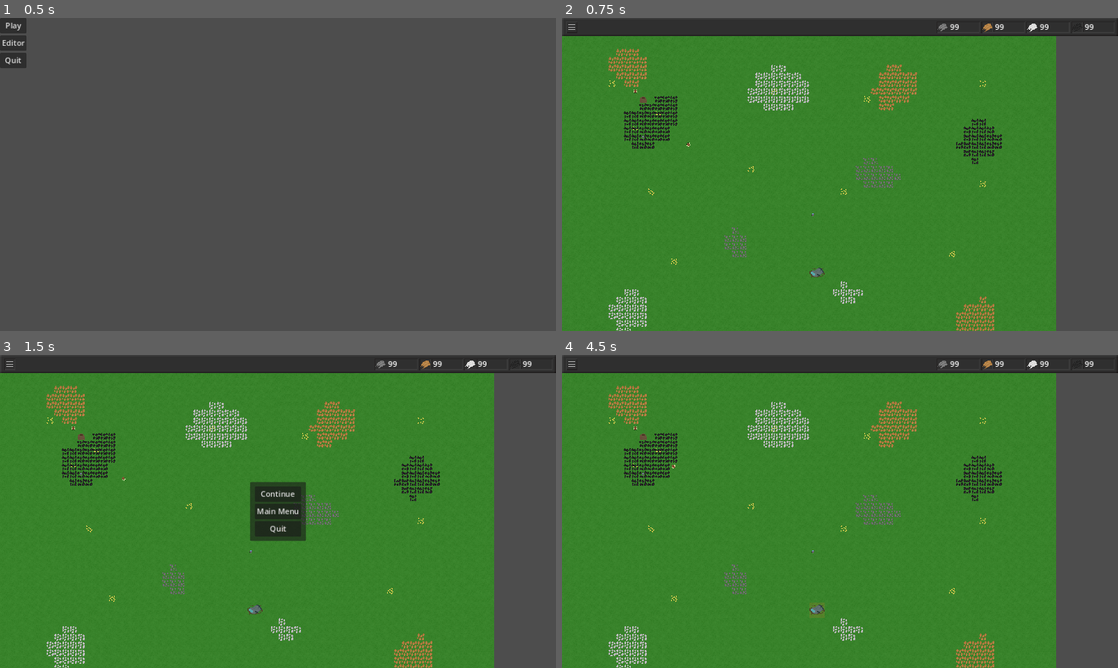
Above: before the commit, frames 1-4 (two rows, left to right).
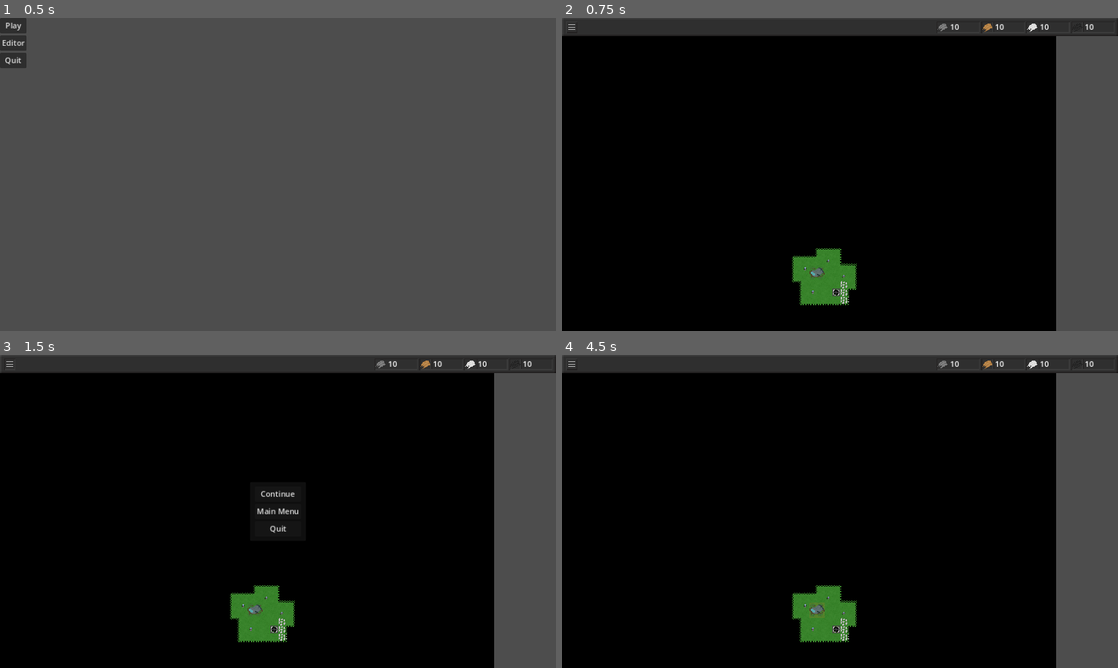
Above: after the commit, the same moments.

Repository: wssuomi/pirate-jam-14
Game: Godot game, scene res://scenes/main_menu.tscn
Same seed, same stepped clock (60 frames per second), same inputs: the game is played once before the commit and once after it.
Inputs (mouse positions are in pixels of both pictures, inside the frame that each line leads up to):
- Up to frame 1 (0.5 s): no input
- Up to frame 2 (0.75 s): click "Play" at 0.5 s
- Up to frame 3 (1.5 s): click (11, 364) at 1.25 s
- Up to frame 4 (4.5 s): click "Continue" at 2 s; tap Enter at 2.75, 4.25 s; move the mouse to (962, 495) at 2.77 s; hold Right mouse button (erase_tile) 2.78-3.53 s; click (962, 495) at 2.92 s; tap Space at 3.5 s; move the mouse to (728, 527) at 3.52 s; click (728, 527) at 3.6 s; move the mouse to (895, 442) at 4.27 s; hold Middle mouse button (move_camera) from 4.28 s (still down); click (895, 442) at 4.42 s

Frame 1 is identical in both runs. In frame 2, 82% of the frame differs, in the area x 0-96%, y 2-100%; in frame 3, 81%; in frame 4, 82%.

Commit message:
updated map

Diff:
--- a/levels/map.csv
+++ b/levels/map.csv
@@ -1,3 +1,3 @@
 0,0,1,0;1,0,3,0;2,0,3,0;3,0,0,0;4,0,3,0;5,0,1,0;6,0,3,0;7,0,2,0;8,0,1,0;9,0,0,0;10,0,2,0;11,0,0,0;12,0,2,0;13,0,0,0;14, …(39560 unchanged characters)…
-6,8,4,1;54,8,4,1;27,9,4,1;39,10,4,1;12,12,4,1;9,14,4,1;24,19,4,1;54,21,4,1;11,22,4,1;36,22,4,1;50,30,4,1;14,31,4,1;50,43,4,1;7,44,4,1;18,50,4,1;39,51,4,1;9,52,4,1;58,54,4,1;51,55,4,1;9,58,4,1;24,60,4,1;14,61,4,1;50,61,4,1
-7,4,5,2;8,4,5,2;9,4,5,2;6,5,5,2;7,5,5,2;8,5,5,2;9,5,5,2;10,5 …(1355 unchanged characters)… 39,21,4,2;40,21,4,2;41,21,4,2;42,21,4,2;22,27,4,2;21,28,4,2;22,28,4,2;23,28,4,2;21,29,4,2;22,29,4,2;23,29,4,2;22,30,4,2;23,30,4,2;36,34,7,2;8,35,7,2;9,35,7,2;35,35,7,2;36,35,7,2;37,35,7,2;38,35,7,2;7,36,7,2;8,36,7,2;9,36,7,2;10,36,7,2;36,36,7,2;37,36,7,2;54,36,5,2;6,37,7,2;7,37,7,2;8,37,7,2;9,37,7,2;10,37,7,2;52,37,5,2;53,37,5,2;54,37,5,2;55,37,5,2;6,38,7,2;7,38,7,2;8,38,7,2;9,38,7,2;10,38,7,2;51,38,5,2;52,38,5,2;53,38,5,2;54,38,5,2;55,38,5,2;7,39,7,2;8,39,7,2;9,39,7,2;10,39,7,2;51,39,5,2;52,39,5,2;53,39,5,2;54,39,5 …(1360 unchanged characters)…
+6,8,4,1;54,8,4,1;27,9,4,1;39,10,4,1;12,12,4,1;9,14,4,1;24,19,4,1;54,21,4,1;11,22,4,1;36,22,4,1;50,30,4,1;14,31,4,1;32,32,4,0;33,32,4,0;32,33,4,0;33,33,4,0;50,43,4,1;7,44,4,1;18,50,4,1;39,51,4,1;9,52,4,1;58,54,4,1;51,55,4,1;9,58,4,1;24,60,4,1;14,61,4,1;50,61,4,1
+7,4,5,2;8,4,5,2;9,4,5,2;6,5,5,2;7,5,5,2;8,5,5,2;9,5,5,2;10,5 …(1355 unchanged characters)… 39,21,4,2;40,21,4,2;41,21,4,2;42,21,4,2;35,27,5,2;36,27,5,2;37,27,5,2;36,28,5,2;25,30,4,2;24,31,4,2;25,31,4,2;26,31,4,2;36,34,7,2;8,35,7,2;9,35,7,2;35,35,7,2;36,35,7,2;7,36,7,2;8,36,7,2;9,36,7,2;10,36,7,2;36,36,7,2;37,36,7,2;54,36,5,2;6,37,7,2;7,37,7,2;8,37,7,2;9,37,7,2;10,37,7,2;26,37,6,2;27,37,6,2;52,37,5,2;53,37,5,2;54,37,5,2;55,37,5,2;6,38,7,2;7,38,7,2;8,38,7,2;9,38,7,2;10,38,7,2;27,38,6,2;28,38,6,2;51,38,5,2;52,38,5,2;53,38,5,2;54,38,5,2;55,38,5,2;7,39,7,2;8,39,7,2;9,39,7,2;10,39,7,2;27,39,6,2;51,39,5,2;52,39,5,2;53,39,5,2;54,39,5 …(1360 unchanged characters)…
--- a/scenes/game.tscn
+++ b/scenes/game.tscn
@@ -390,7 +390,7 @@
 layer_3/name = "building"
 layer_3/tile_data = PackedInt32Array()
 layer_4/name = "fog"
-layer_4/enabled = false
+layer_4/z_index = 1
 layer_4/tile_data = PackedInt32Array()
 
 [node name="PreviewTile" type="TextureRect" parent="."]
--- a/scripts/Game.gd
+++ b/scripts/Game.gd
@@ -38,10 +38,10 @@
 var decoration_layer: int = 1
 var resource_layer: int = 2
 var building_layer: int = 3
-var copper = 99
-var coal = 99
-var stone = 99
-var iron = 99
+var copper = 10
+var coal = 10
+var stone = 10
+var iron = 10
 var mode = 0
 var mouse_on_ui: bool = false
 var selected_unit = null
@@ -52,6 +52,43 @@
 var tiles_with_pollution: Dictionary = {}
 var pollution_tile_counter: int = 0
 var ship
+var start_units = [
+Vector2i(34, 31),
+Vector2i(32, 35),
+Vector2i(36, 33),
+Vector2i(31, 32)
+]
+var start_bugs = [
+Vector2i(43, 38),
+Vector2i(39, 29),
+Vector2i(27, 27),
+Vector2i(23, 36),
+Vector2i(33, 43)
+]
+var nests = [
+Vector2i(6, 8),
+Vector2i(9, 14),
+Vector2i(12, 12),
+Vector2i(27, 9),
+Vector2i(39, 10),
+Vector2i(54, 8),
+Vector2i(11, 22),
+Vector2i(24, 19),
+Vector2i(36, 22),
+Vector2i(54, 21),
+Vector2i(14, 31),
+Vector2i(50, 30),
+Vector2i(7, 44),
+Vector2i(50, 43),
+Vector2i(9, 52),
+Vector2i(18, 50),
+Vector2i(39, 51),
+Vector2i(58, 54),
+Vector2i(9, 58),
+Vector2i(14, 61),
+Vector2i(24, 60),
+Vector2i(50, 61),
+]
 
 signal building_placed
 signal unit_placed
@@ -114,14 +151,21 @@
 	ship.create_ship(pos,Buildings.Ship,ship)
 	draw_map_tiles()
 	update_labels()
-	spawn_unit(Units.Infantry, Vector2i(10,15))
-	spawn_unit(Units.Infantry, Vector2i(32,25))
-	spawn_unit(Units.Infantry, Vector2i(60,60))
-	spawn_enemy(Enemies.Bug, Vector2i(16,16))
-	spawn_enemy(Enemies.Nest, Vector2i(10,10))
-	enemies.values()[0].move_queue.append_array(find_path(Vector2i(16,16),Vector2i(0,0)))
-	enemies.values()[0].move_queue.append_array(find_path(Vector2i(0,0),Vector2i(10,0)))
-	enemies.values()[0].move_queue.append_array(find_path(Vector2i(10,0),Vector2i(16,10)))
+	#spawn_unit(Units.Infantry, Vector2i(10,15))
+	#spawn_unit(Units.Infantry, Vector2i(32,25))
+	#spawn_unit(Units.Infantry, Vector2i(60,60))
+	#spawn_enemy(Enemies.Bug, Vector2i(16,16))
+	#spawn_enemy(Enemies.Nest, Vector2i(10,10))
+	#enemies.values()[0].move_queue.append_array(find_path(Vector2i(16,16),Vector2i(0,0)))
+	#enemies.values()[0].move_queue.append_array(find_path(Vector2i(0,0),Vector2i(10,0)))
+	#enemies.values()[0].move_queue.append_array(find_path(Vector2i(10,0),Vector2i(16,10)))
+	for n in nests:
+		spawn_enemy(Enemies.Nest, n)
+	for b in start_bugs:
+		spawn_enemy(Enemies.Bug, b)
+	for u in start_units:
+		spawn_unit(Units.Infantry, u)
+	ship.try_create_building(Buildings.Drill, Vector2i(35,35))
 
 func draw_map_tiles() -> void:
 	for tile in tiles.values():
@@ -143,6 +187,8 @@
 	toggle_pause()
 
 func _input(event):
+	if Input.is_action_just_pressed("select_unit"):
+		print(map.local_to_map(get_global_mouse_position()))
 	if event is InputEventKey:
 		if Input.is_action_just_pressed("pause"):
 			toggle_pause()
@@ -285,7 +331,7 @@
 			add_child(instance)
 			enemies[pos] = instance
 	# remove after done
-	clear_fog_around_pos(pos)
+	#clear_fog_around_pos(pos)
 
 func select_unit(pos: Vector2i):
 	selected_unit = units[pos]
--- a/scripts/bug.gd
+++ b/scripts/bug.gd
@@ -34,7 +34,7 @@
 					var angle = Vector2(map.local_to_map(global_position)).angle_to_point(move_queue[0])
 					angle = int(angle * 180 / PI) + 135
 					angle = int((((angle - 0) * (8 - 0)) / (360. - 0)) + 0)
-					main.clear_fog_around_pos(move_queue[0])
+					#main.clear_fog_around_pos(move_queue[0])
 					match angle:
 						1:
 							bug_sprite.play("walk_up")
@@ -106,7 +106,10 @@
 func take_damage(damage_amount):
 	health -= damage_amount
 	if health <= 0:
-		enemies.erase(main.map.local_to_map(global_position))
+		#enemies.erase(main.map.local_to_map(global_position))
+		var k = enemies.find_key(self)
+		if k != null:
+			units.erase(k)
 		self.queue_free()
 
 func attack():
--- a/scripts/infantry.gd
+++ b/scripts/infantry.gd
@@ -96,7 +96,9 @@
 		if main.selected_unit == self:
 			main.deselect_unit()
 			main.change_mode_to(main.Modes.Normal)
-		units.erase(main.map.local_to_map(global_position))
+		var k = units.find_key(self)
+		if k != null:
+			units.erase(k)
 		self.queue_free()
 
 func _on_attack_timer_timeout():
